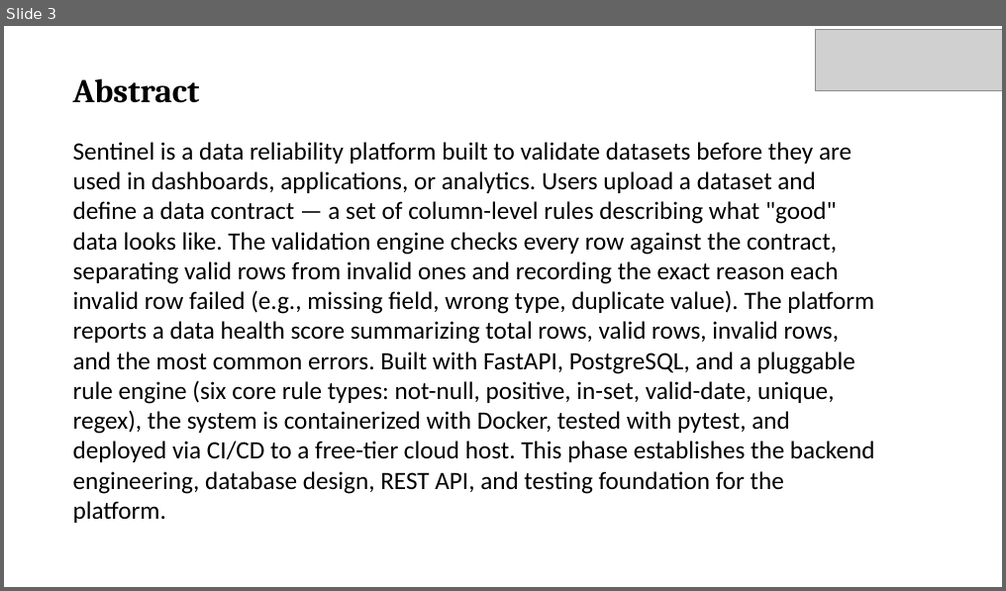
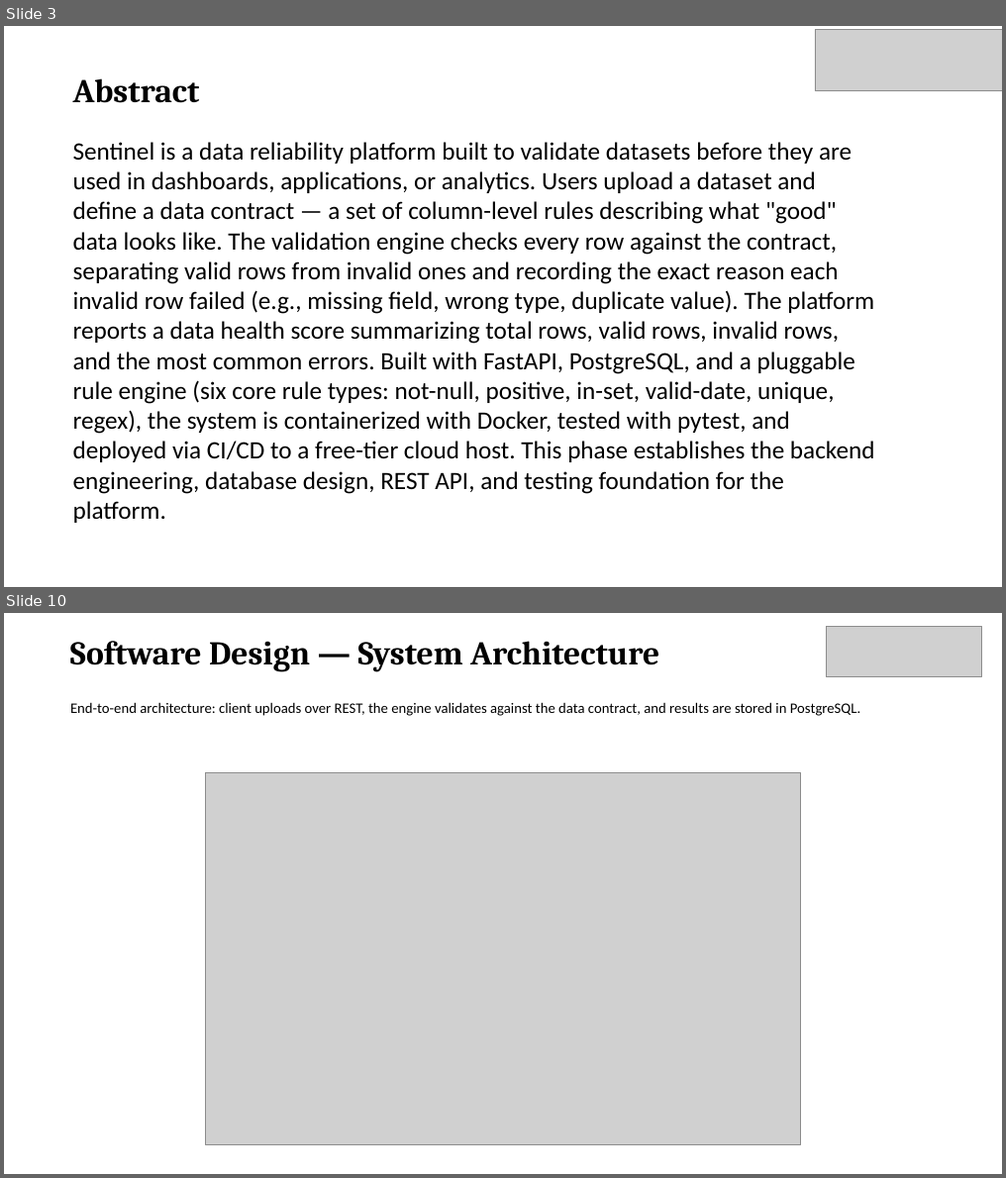
Before and after one commit to varshitha-ravuri006/Sentinel-Data-Reliability-Platform, a slide deck: Sentinel_Review.pptx. Shown one above the other, each under a label of ours: slide 3 before the commit, slides 3 and 10 after it; the slides between them are not shown. The pictures are 1006x591 and 1006x1178 pixels, drawn with LibreOffice and Linux fonts; fonts in the diff are those of the drawing; grey boxes stand for pictures. Boxes give left, top, right and bottom in pixels: in the first picture for what was removed or moved away, otherwise in the second. Text is boxed around its words. In the diff, an @@ line names an element or a change of style, - is before the commit and + after.

```diff
--- a/Sentinel_Review.pptx
+++ b/Sentinel_Review.pptx
@@ slide 10 added at (4, 613, 1002, 1174), background #FFFFFF @@
@@ text added at (70, 641, 659, 672), 32 pt, text #000000, bold @@
+Software Design — System Architecture
@@ picture added at (826, 626, 982, 676) @@
@@ text added at (70, 702, 860, 716), 14 pt, text #000000 @@
+End-to-end architecture: client uploads over REST, the engine validates against the data contract, and results are stored in PostgreSQL.
@@ picture added at (205, 772, 801, 1146) @@
```
Also in this commit, not shown: 13 other slides added, 10 other files.
